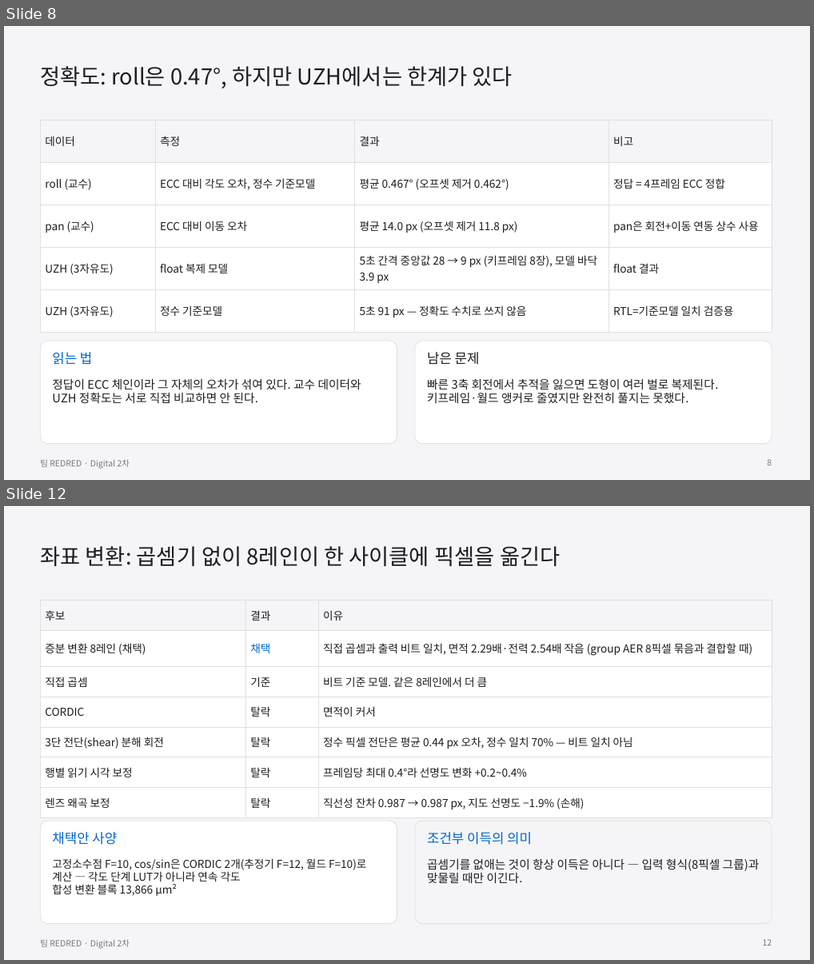
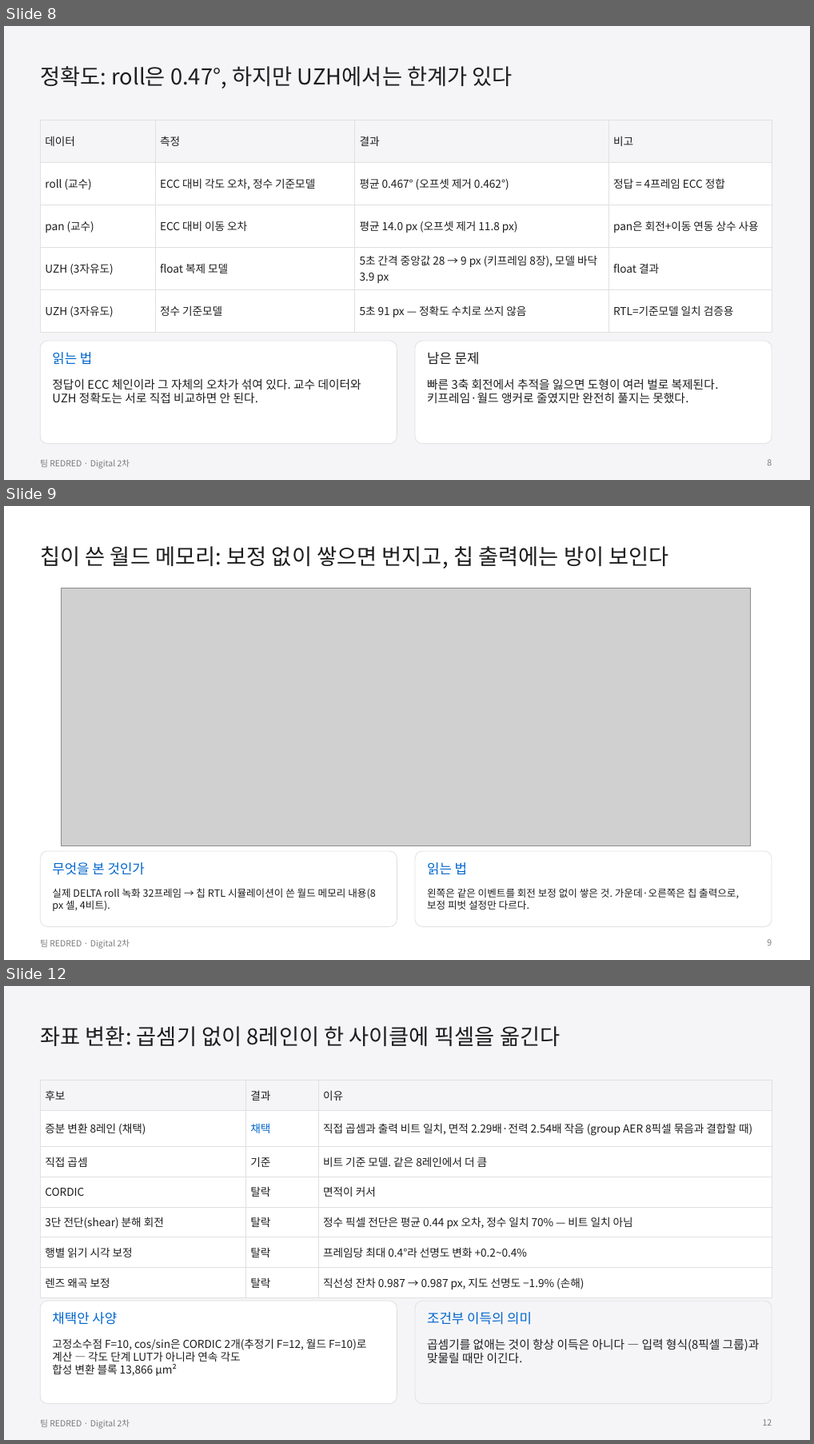
Before and after one commit to GangHeeJo/AI-SEMI, a slide deck: submission/REDRED_2차_발표자료_칩S.pptx. Shown one above the other, each under a label of ours: slides 8 and 12 before the commit, slides 8, 9 and 12 after it; the slides between them are not shown. The pictures are 814x964 and 814x1444 pixels, drawn with LibreOffice and Linux fonts; fonts in the diff are those of the drawing; grey boxes stand for pictures. Boxes give left, top, right and bottom in pixels: in the first picture for what was removed or moved away, otherwise in the second. Text is boxed around its words. In the diff, an @@ line names an element or a change of style, - is before the commit and + after.

```diff
--- a/submission/REDRED_2차_발표자료_칩S.pptx
+++ b/submission/REDRED_2차_발표자료_칩S.pptx
@@ slide 9 added at bbox=[4, 506, 810, 960], background #FFFFFF; not listed: 1 template element that a slide beside it also shows @@
@@ text added at bbox=[40, 546, 669, 568], 26 pt, text #1D1D1F @@
+칩이 쓴 월드 메모리: 보정 없이 쌓으면 번지고, 칩 출력에는 방이 보인다
@@ picture added at bbox=[62, 588, 751, 845] @@
@@ rounded rectangle added at bbox=[40, 851, 398, 927], fill #FFFFFF, outline #E0E0E0 0.75 pt @@
@@ text added at bbox=[52, 862, 145, 875], 16 pt, text #0066CC @@
+무엇을 본 것인가
@@ rounded rectangle added at bbox=[415, 851, 772, 927], fill #FFFFFF, outline #E0E0E0 0.75 pt @@
@@ text added at bbox=[427, 862, 467, 875], 16 pt, text #0066CC @@
+읽는 법
@@ text added at bbox=[52, 888, 375, 911], 12 pt, text #1D1D1F @@
+실제 DELTA roll 녹화 32프레임 → 칩 RTL 시뮬레이션이 쓴 월드 메모리 내용(8 px 셀, 4비트).
@@ text added at bbox=[427, 888, 739, 909], 12 pt, text #1D1D1F @@
+왼쪽은 같은 이벤트를 회전 보정 없이 쌓은 것. 가운데·오른쪽은 칩 출력으로, 보정 피벗 설정만 다르다.
@@ page number added at bbox=[767, 939, 772, 945], 10 pt, text #7A7A7A @@
+9
```
Also in this commit, not shown: 2 slides changed, 1 other slide added, 2 slides removed, 7 other files.
